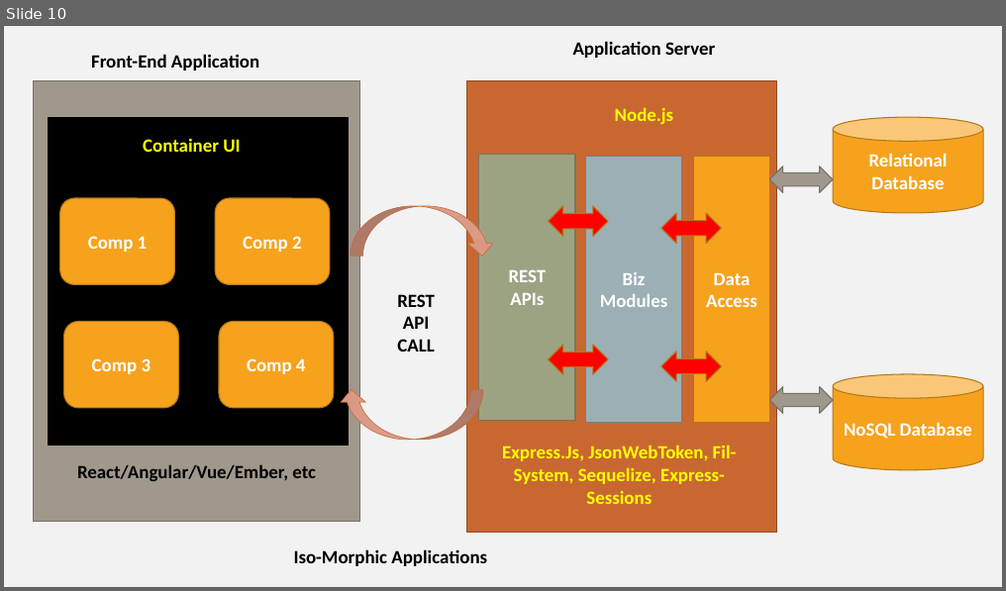
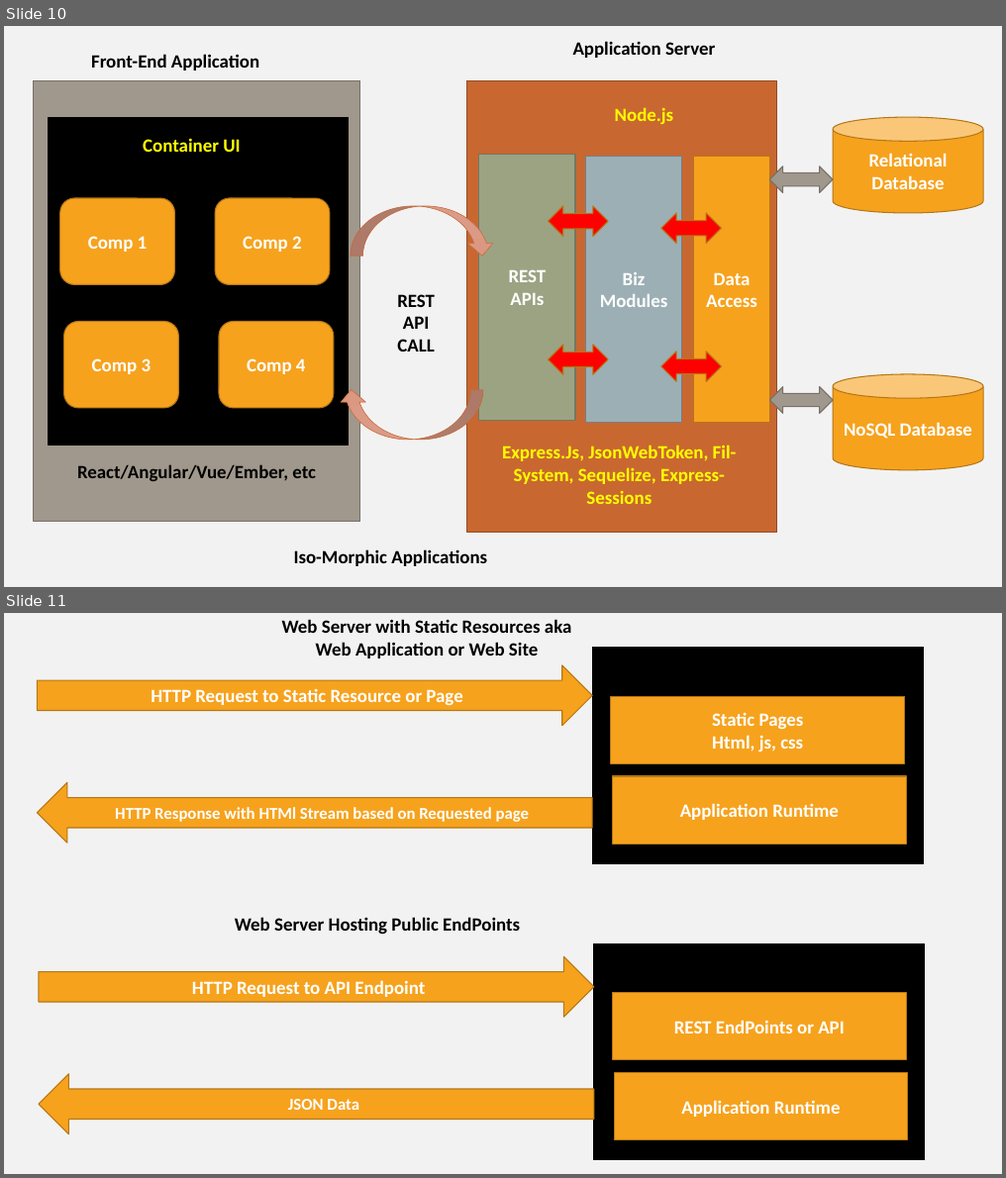
Before and after one commit to Vanshika3003/blazeclan_training, a slide deck: training_images.pptx. Shown one above the other, each under a label of ours: slide 10 before the commit, slides 10 and 11 after it. The pictures are 1006x591 and 1006x1178 pixels, drawn with LibreOffice and Linux fonts; fonts in the diff are those of the drawing. Boxes give left, top, right and bottom in pixels: in the first picture for what was removed or moved away, otherwise in the second. Text is boxed around its words. In the diff, an @@ line names an element or a change of style, - is before the commit and + after.

```diff
--- a/training_images.pptx
+++ b/training_images.pptx
@@ slide 11 added at bbox=[4, 613, 1002, 1174], background #F2F2F2 @@
@@ text added at bbox=[282, 619, 571, 659], 18 pt, text #000000, bold @@
+Web Server with Static Resources aka Web Application or Web Site
@@ right arrow added at bbox=[37, 665, 592, 726], fill #F6A21D, outline #B67815 1 pt, 18 pt, text #FFFFFF, bold @@
+HTTP Request to Static Resource or Page
@@ rectangle added at bbox=[592, 648, 924, 863], fill #000000, outline #000000 1 pt @@
@@ rectangle added at bbox=[611, 696, 905, 763], fill #F6A21D, outline #B67815 1 pt, 18 pt, text #FFFFFF, bold @@
+Static Pages
+Html, js, css
@@ left arrow added at bbox=[37, 783, 592, 844], fill #F6A21D, outline #B67815 1 pt, 16 pt, text #FFFFFF, bold @@
+HTTP Response with HTMl Stream based on Requested page
@@ rectangle added at bbox=[613, 776, 906, 844], fill #F6A21D, outline #B67815 1 pt, 18 pt, text #FFFFFF, bold @@
+Application Runtime
@@ text added at bbox=[235, 917, 520, 935], 18 pt, text #000000, bold @@
+Web Server Hosting Public EndPoints
@@ right arrow added at bbox=[39, 957, 594, 1017], fill #F6A21D, outline #B67815 1 pt, 18 pt, text #FFFFFF, bold @@
+HTTP Request to API Endpoint
@@ rectangle added at bbox=[594, 944, 925, 1160], fill #000000, outline #000000 1 pt @@
@@ rectangle added at bbox=[613, 992, 906, 1059], fill #F6A21D, outline #B67815 1 pt, 18 pt, text #FFFFFF, bold @@
+REST EndPoints or API
@@ left arrow added at bbox=[39, 1074, 594, 1135], fill #F6A21D, outline #B67815 1 pt, 16 pt, text #FFFFFF, bold @@
+JSON Data
@@ rectangle added at bbox=[614, 1072, 908, 1140], fill #F6A21D, outline #B67815 1 pt, 18 pt, text #FFFFFF, bold @@
+Application Runtime
```
Also in this commit, not shown: 13 other files.
